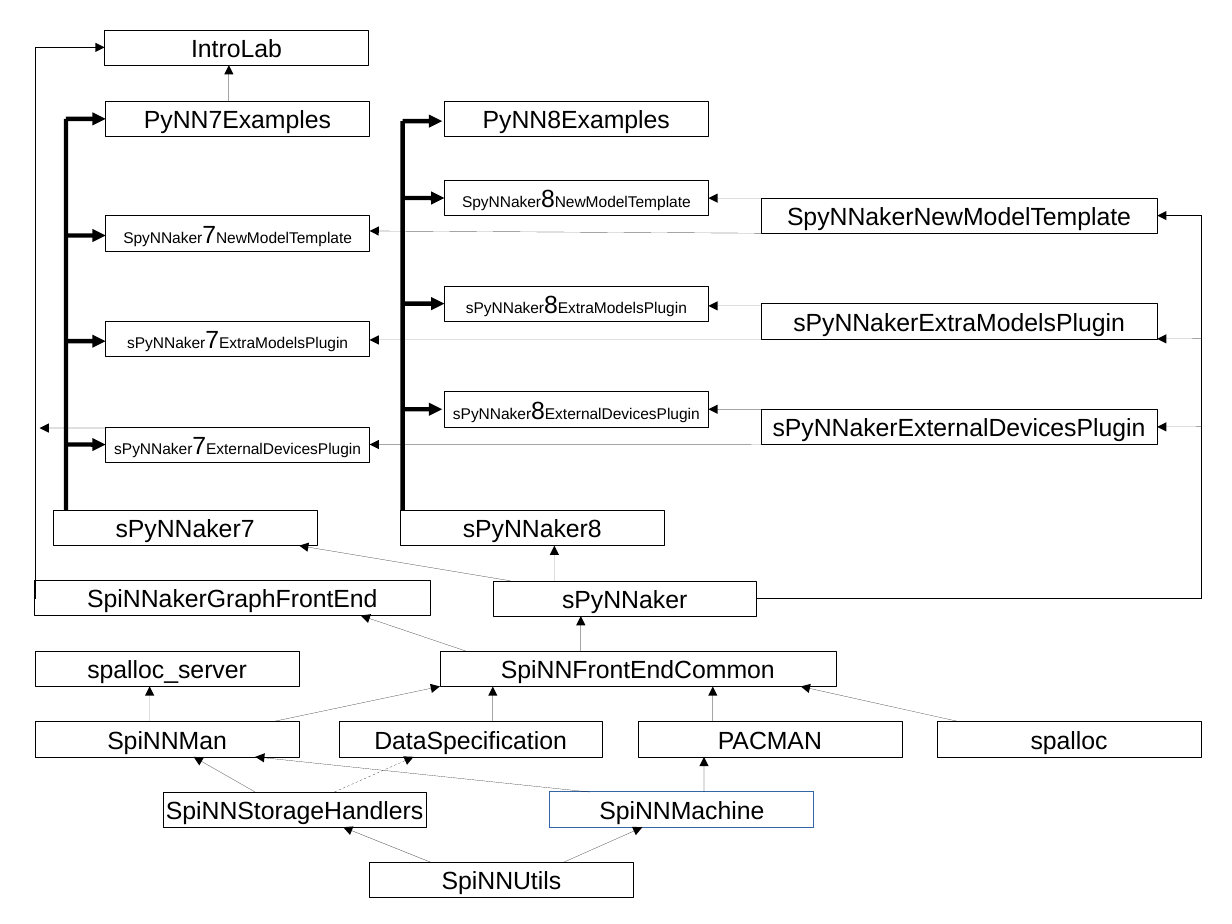
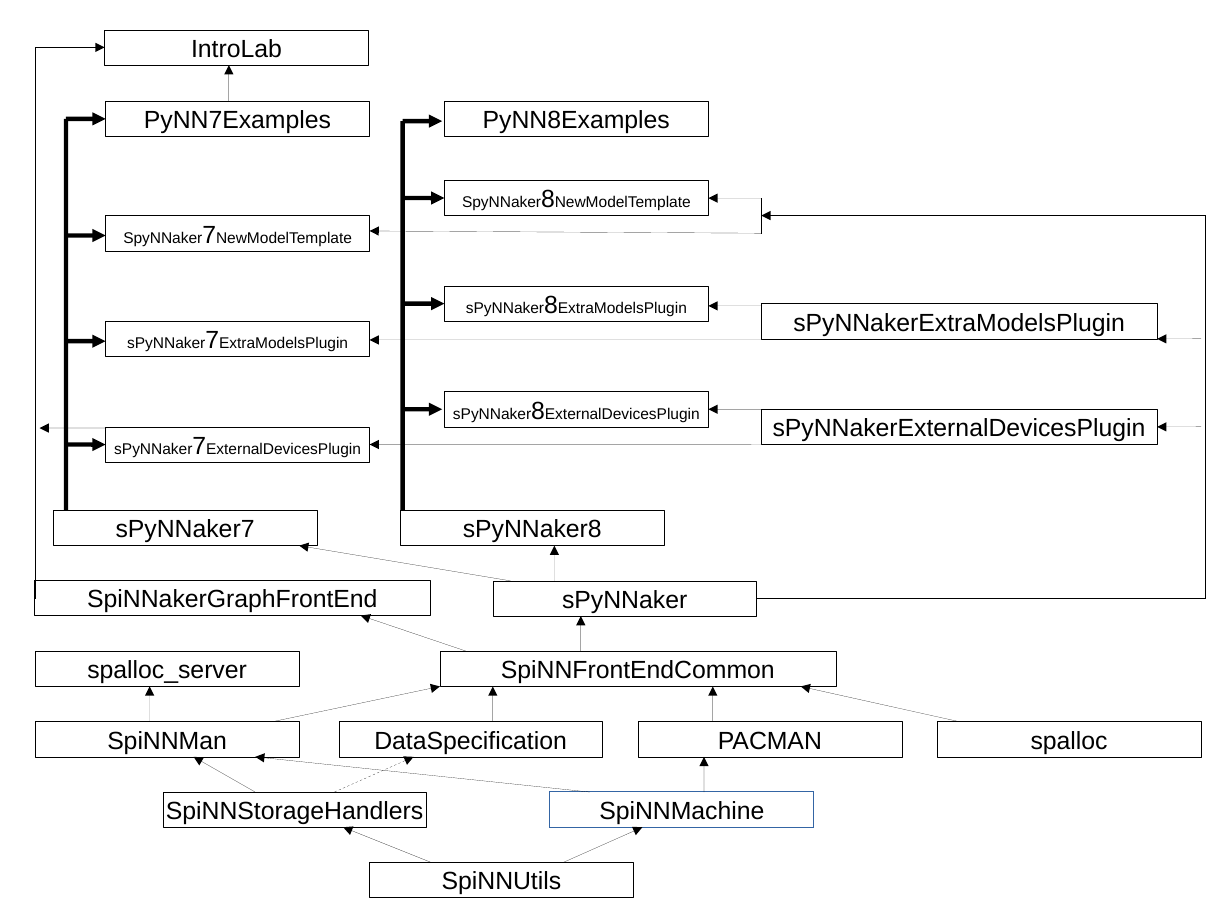
Before and after one commit to Christian-B/my_spinnaker, a slide deck: slide 1 of dependencies.odp (slide 2 before the commit). Drawn at 1232x924 pixels with LibreOffice and Linux fonts; fonts in the diff are those of the drawing. Boxes give left, top, right and bottom in pixels: in the first picture for what was removed or moved away, otherwise in the second. Text is boxed around its words. In the diff, an @@ line names an element or a change of style, - is before the commit and + after.

```diff
--- a/dependencies.odp
+++ b/dependencies.odp
@@ rectangle removed at bbox=[761, 198, 1157, 233] @@
-SpyNNakerNewModelTemplate
@@ elbow arrow moved from (757, 598) - (1157, 216) to (757, 598) - (761, 216) @@
```
Also in this commit, not shown: 1 slide removed, 6 other files.
